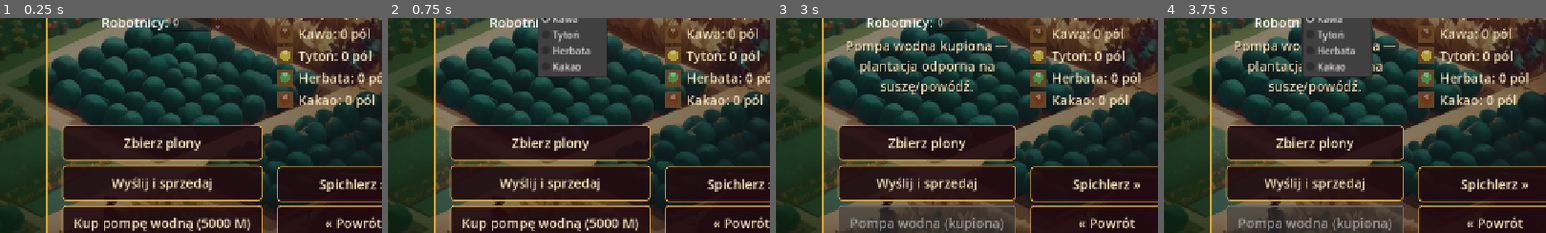
Above: before the commit, frames 1-4 (left to right).
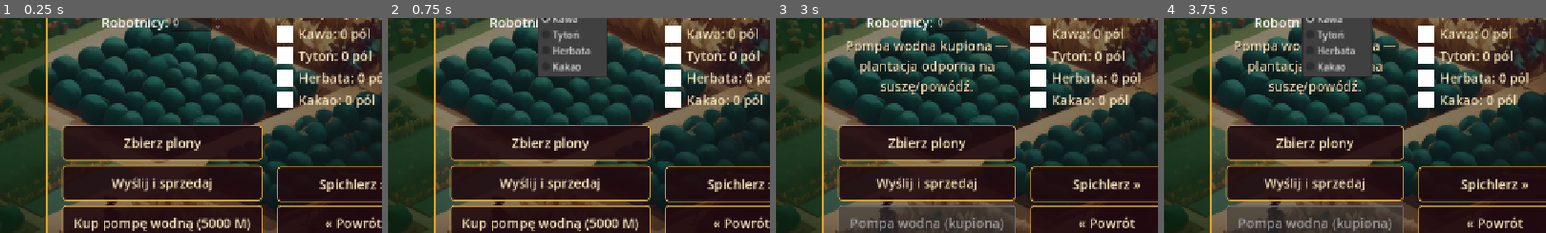
Above: after the commit, the same moments.

Repository: cinekm20/the-forger-retro-tycoon
Game: Godot game, scene res://scenes/plantation/Plantation.tscn
The game is run twice, just before and just after one commit, with the same random seed, the same clock (stepped at 60 frames per second) and the same inputs. This scene is started directly instead of the project's main scene.
Inputs:
- Up to frame 1 (0.25 s): no input
- Up to frame 2 (0.75 s): click "Kawa" at 0.5 s
- Up to frame 3 (3 s): click "Zbierz plony" at 1.25 s; click "Wyślij i sprzedaj" at 2 s; click "Kup pompę wodną (5000 M)" at 2.75 s
- Up to frame 4 (3.75 s): click "Kawa" at 3.5 s
The pictures show only the part of the screen within x 50-100%, y 48-98%; the shares and areas given below are measured in that part.

The runs differ from the first frame. In frame 1, 1.3% of the frame differs, in the area x 72-77%, y 3-42%; in frame 2, 1.3%; in frame 3, 1.3%; in frame 4, 1.3%.
Error before the commit: Invalid access to property or key 'london' on a base object of type 'Dictionary'. (res://scenes/plantation/Plantation.gd:360)
Error after the commit: Invalid access to property or key 'london' on a base object of type 'Dictionary'. (res://scenes/plantation/Plantation.gd:361)

Commit message:
PlantationTileIcon.gd: użyj grafik faz wzrostu roślin zamiast kółka
12 wygenerowanych PNG (game/art/crops/) podpięte pod obsiane pola —
faza (zasiew/wzrost/zbiory) dobierana automatycznie na podstawie czasu
od ostatnich zbiorów tej plantacji, względem PlayerPlantations.REFERENCE_PERIOD_DAYS
(ten sam okres co przy liczeniu plonu). Czysto kosmetyczne, nie wpływa
na ekonomię. Fallback na dotychczasowe kolorowe kółko, gdyby któregoś
pliku brakowało.

Diff:
--- a/game/scenes/plantation/Plantation.gd
+++ b/game/scenes/plantation/Plantation.gd
@@ -356,10 +356,27 @@
 func _rebuild_grid() -> void:
 	for child in grid_container.get_children():
 		child.queue_free()
-	var city: String = PlayerPlantations.plantations[plantation_index]["city"]
+	var plantation: Dictionary = PlayerPlantations.plantations[plantation_index]
+	var city: String = plantation["city"]
 	var grid: Dictionary = PlayerPlantations.city_grids[city]
 	var tile_owner: Array = grid["tile_owner"]
 	var tile_crops: Array = grid["tile_crops"]
+	## Faza wzrostu (docs/GRAFIKA_LEONARDO.md wiersz 9) wspólna dla
+	## WSZYSTKICH obsianych pól tej plantacji — last_harvest_day jest
+	## wartością per-plantacja (patrz PlayerPlantations.calculate_harvest),
+	## nie per-pole, więc im dłużej od ostatnich zbiorów (relatywnie do
+	## PlayerPlantations.REFERENCE_PERIOD_DAYS, tego samego okresu co plon),
+	## tym "dojrzalej" wyglądają rośliny — czysto kosmetyczne, nie wpływa na
+	## faktyczny plon.
+	var days_since_harvest: int = Players.active_day() - int(plantation["last_harvest_day"])
+	var growth_ratio: float = clampf(days_since_harvest / PlayerPlantations.REFERENCE_PERIOD_DAYS, 0.0, 1.0)
+	var growth_phase: int
+	if growth_ratio < 1.0 / 3.0:
+		growth_phase = PlantationTileIconScript.GrowthPhase.SEEDLING
+	elif growth_ratio < 2.0 / 3.0:
+		growth_phase = PlantationTileIconScript.GrowthPhase.GROWING
+	else:
+		growth_phase = PlantationTileIconScript.GrowthPhase.HARVEST
 	for tile_index in tile_owner.size():
 		var btn := Button.new()
 		btn.custom_minimum_size = Vector2(cell_size, cell_size)
@@ -378,6 +395,7 @@
 			if tile_crop != "":
 				icon.kind = PlantationTileIconScript.Kind.CROP
 				icon.crop = tile_crop
+				icon.growth_phase = growth_phase
 				btn.disabled = true
 			else:
 				icon.kind = PlantationTileIconScript.Kind.SOIL
--- a/game/scripts/ui/PlantationTileIcon.gd
+++ b/game/scripts/ui/PlantationTileIcon.gd
@@ -14,6 +14,13 @@
 ## zgłoszone przez użytkownika — pola są na wyłączność między graczami).
 
 enum Kind { RIVER, VACANT, SOIL, CROP, OWNED_BY_OTHER }
+enum GrowthPhase { SEEDLING, GROWING, HARVEST }
+
+const GROWTH_PHASE_NAMES := {
+	GrowthPhase.SEEDLING: "seedling",
+	GrowthPhase.GROWING: "growing",
+	GrowthPhase.HARVEST: "harvest",
+}
 
 const COLOR_RIVER := Color(0.25, 0.45, 0.75)
 const COLOR_RIVER_WAVE := Color(0.75, 0.88, 0.97)
@@ -44,6 +51,7 @@
 
 var kind: int = Kind.VACANT
 var crop: String = ""
+var growth_phase: int = GrowthPhase.HARVEST  ## tylko dla Kind.CROP, patrz Plantation.gd _rebuild_grid
 var river_adjacent: bool = false
 var owner_index: int = -1  ## tylko dla Kind.OWNED_BY_OTHER — indeks gracza-właściciela
 
@@ -75,9 +83,17 @@
 				draw_line(Vector2(s.x * 0.1, y), Vector2(s.x * 0.9, y), COLOR_SOIL_CLOD, maxf(1.0, s.x * 0.06))
 		Kind.CROP:
 			draw_rect(Rect2(Vector2.ZERO, s), COLOR_SOIL)
-			var plant_color: Color = CROP_COLORS.get(crop, Color.FOREST_GREEN)
-			draw_circle(s * 0.5, s.x * 0.32, plant_color)
-			draw_circle(s * Vector2(0.5, 0.32), s.x * 0.14, plant_color.lightened(0.3))
+			## Grafika fazy wzrostu (docs/GRAFIKA_LEONARDO.md, wiersz 9,
+			## game/art/crops/<uprawa>_<faza>.png) — po cichu spada na
+			## kolorowe kółko poniżej, jeśli plik jeszcze nie istnieje, tak
+			## jak wszystkie opcjonalne grafiki w tej grze.
+			var texture_path := "res://art/crops/%s_%s.png" % [crop, GROWTH_PHASE_NAMES[growth_phase]]
+			if ResourceLoader.exists(texture_path):
+				draw_texture_rect(load(texture_path), Rect2(Vector2.ZERO, s), false)
+			else:
+				var plant_color: Color = CROP_COLORS.get(crop, Color.FOREST_GREEN)
+				draw_circle(s * 0.5, s.x * 0.32, plant_color)
+				draw_circle(s * Vector2(0.5, 0.32), s.x * 0.14, plant_color.lightened(0.3))
 		Kind.OWNED_BY_OTHER:
 			var base_color: Color = OTHER_PLAYER_COLORS[owner_index % OTHER_PLAYER_COLORS.size()] if owner_index >= 0 else COLOR_SOIL
 			draw_rect(Rect2(Vector2.ZERO, s), base_color)
Not shown, changed: README.md
Not shown, changed: docs/GRAFIKA_LEONARDO.md
